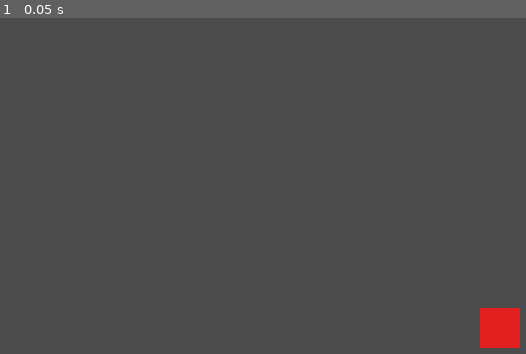
Above: before the commit, frame 1.
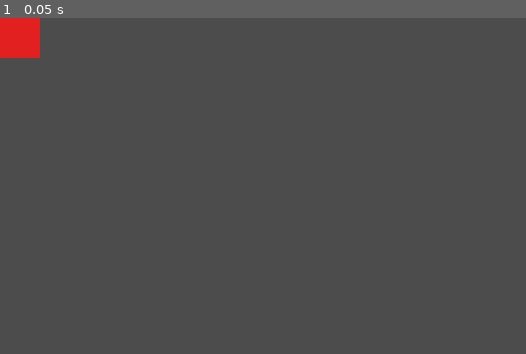
Above: after the commit, the same moment.

Repository: FugitiveTheGame/Fugitive
Game: Godot game, scene res://actors/hider/Hider.tscn
Two runs of this game, one before a commit and one after it. Both use one fixed random seed, a clock stepped at 60 frames per second and the inputs below. This scene is started directly instead of the project's main scene.
Inputs:
- Up to frame 1 (0.05 s): no input

The runs differ from the first frame. In frame 1, 1.8% of the frame differs, in the area x 0-99%, y 0-99%.

Commit message:
Player creation across clients
Start game now works for all clients

Diff:
--- a/actors/hider/Hider.tscn
+++ b/actors/hider/Hider.tscn
@@ -4,10 +4,8 @@
 extents = Vector2( 21.1303, 20 )
 
 [node name="hider" type="ColorRect"]
-margin_left = 480.0
-margin_top = 290.0
-margin_right = 520.0
-margin_bottom = 330.0
+margin_right = 40.0
+margin_bottom = 40.0
 color = Color( 0.894118, 0.129412, 0.129412, 1 )
 
 [node name="Body" type="KinematicBody2D" parent="."]
--- a/actors/seeker/Seeker.gd
+++ b/actors/seeker/Seeker.gd
@@ -8,18 +8,21 @@
 var rotation_dir = 0
 
 func get_input():
-    rotation_dir = 0
-    velocity = Vector2()
-    if Input.is_action_pressed('ui_right'):
-        rotation_dir += 1
-    if Input.is_action_pressed('ui_left'):
-        rotation_dir -= 1
-    if Input.is_action_pressed('ui_down'):
-        velocity = Vector2(-speed, 0).rotated(rotation)
-    if Input.is_action_pressed('ui_up'):
-        velocity = Vector2(speed, 0).rotated(rotation)
+	rotation_dir = 0
+	velocity = Vector2()
+	if Input.is_action_pressed('ui_right'):
+		rotation_dir += 1
+	if Input.is_action_pressed('ui_left'):
+		rotation_dir -= 1
+	if Input.is_action_pressed('ui_down'):
+		velocity = Vector2(-speed, 0).rotated(rotation)
+	if Input.is_action_pressed('ui_up'):
+		velocity = Vector2(speed, 0).rotated(rotation)
 
 func _physics_process(delta):
-    get_input()
-    rotation += rotation_dir * rotation_speed * delta
-    velocity = move_and_slide(velocity)
+	if not is_network_master():
+		return
+
+	get_input()
+	rotation += rotation_dir * rotation_speed * delta
+	velocity = move_and_slide(velocity)
--- a/actors/seeker/Seeker.tscn
+++ b/actors/seeker/Seeker.tscn
@@ -3,8 +3,6 @@
 [ext_resource path="res://actors/seeker/Seeker.gd" type="Script" id=1]
 [ext_resource path="res://actors/seeker/spot.png" type="Texture" id=2]
 [ext_resource path="res://actors/seeker/light.png" type="Texture" id=3]
-
-
 
 [sub_resource type="CircleShape2D" id=1]
 radius = 20.0
@@ -13,7 +11,6 @@
 blend_mode = 1
 
 [node name="Seeker" type="KinematicBody2D"]
-position = Vector2( 390, 270 )
 collision_layer = 2
 collision_mask = 3
 script = ExtResource( 1 )
--- a/global/Network.gd
+++ b/global/Network.gd
@@ -6,14 +6,21 @@
 const DEFAULT_PORT := 31400
 const MAX_PLAYERS := 5
 
+enum PlayerType {Hider, Seeker, Unset = -1}
+
 var players = {}
-var selfData = { name = "", position = Vector2() }
+var selfData = {
+	name = "",
+	position = Vector2(),
+	type = PlayerType.Unset
+}
 
 func _ready():
 	assert(get_tree().connect('network_peer_disconnected', self, 'on_player_disconnect') == OK)
 
 func hostGame(playerName: String) -> bool:
 	selfData.name = playerName
+	selfData.type = PlayerType.Seeker
 	players[1] = selfData
 
 	var peer = NetworkedMultiplayerENet.new()
@@ -27,6 +34,7 @@
 
 func joinGame(playerName: String, serverIp: String) -> bool:
 	selfData.name = playerName
+	selfData.type = PlayerType.Hider
 
 	assert(get_tree().connect('connected_to_server', self, 'on_connected_to_server') == OK)
 
--- a/maps/map_00/main.gd
+++ b/maps/map_00/Map_00.gd
@@ -1,14 +1,45 @@
 extends Node2D
 
 onready var detectionLabel := get_node("TestDetectionLabel")
-onready var seeker := get_node("seeker")
-onready var seeker_ray_caster := get_node("seeker/RayCast2D")
+#onready var seeker := get_node("seeker")
+#onready var seeker_ray_caster := get_node("seeker/RayCast2D")
+onready var players := $players
 
 var cone_width = deg2rad(45.0)
 var max_detect_distance := 300.0
 
 func _ready():
 	detectionLabel.hide()
+	create_players(Network.players)
+
+func create_players(players):
+	for player_id in players:
+		var player = players[player_id]
+		match player.type:
+			Network.PlayerType.Seeker:
+				create_seeker(player_id, player)
+			Network.PlayerType.Hider:
+				create_hider(player_id, player)
+
+func create_seeker(id, player):
+	var scene = preload("res://actors/seeker/Seeker.tscn")
+	var node = scene.instance()
+	node.set_name(str(id))
+	node.set_network_master(id)
+
+	node.global_position = Vector2(200, 470)
+
+	players.add_child(node)
+
+func create_hider(id, player):
+	var scene = preload("res://actors/hider/Hider.tscn")
+	var node = scene.instance()
+	node.set_name(str(id))
+	node.set_network_master(id)
+
+	node.rect_global_position = Vector2(480, 290)
+
+	players.add_child(node)
 
 # warning-ignore:unused_argument
 func _physics_process(delta):
@@ -31,7 +62,7 @@
 # seeker can see them.
 func process_hider(hider) -> bool:
 	var isSeen = false
-
+	"""
 	# Cast a ray between the seeker and this hider
 	var look_vec = seeker.to_local(hider.rect_global_position)
 	seeker_ray_caster.cast_to = look_vec
@@ -70,5 +101,6 @@
 	# This makes sense to me, but if we add it, the Hider flickers like crazy... why...
 	#else:
 		#hider.modulate.a = 0.0
+	"""
 
 	return isSeen
--- a/maps/map_00/main.tscn
+++ b/maps/map_00/Map_00.tscn
@@ -1,6 +1,6 @@
 [gd_scene load_steps=8 format=2]
 
-[ext_resource path="res://maps/map_00/main.gd" type="Script" id=1]
+[ext_resource path="res://maps/map_00/Map_00.gd" type="Script" id=1]
 [ext_resource path="res://maps/map_00/bg.png" type="Texture" id=2]
 [ext_resource path="res://actors/test_wall/test_wall.tscn" type="PackedScene" id=3]
 [ext_resource path="res://actors/seeker/Seeker.tscn" type="PackedScene" id=4]
@@ -71,12 +71,13 @@
 position = Vector2( 270, 350 )
 
 [node name="seeker" parent="." instance=ExtResource( 4 )]
+visible = false
 position = Vector2( 220, 470 )
 
 [node name="hider_test_00" parent="." groups=[
 "hiders",
 ] instance=ExtResource( 5 )]
-editor/display_folded = true
+visible = false
 margin_left = 484.513
 margin_top = 283.683
 margin_right = 524.511
@@ -89,6 +90,7 @@
 [node name="hider_test_01" parent="." groups=[
 "hiders",
 ] instance=ExtResource( 5 )]
+visible = false
 margin_left = 244.211
 margin_top = 55.2635
 margin_right = 284.211
@@ -102,3 +104,5 @@
 custom_fonts/font = ExtResource( 6 )
 text = "I see you!!!"
 autowrap = true
+
+[node name="players" type="Node" parent="."]
--- a/screens/lobby/Lobby.gd
+++ b/screens/lobby/Lobby.gd
@@ -14,6 +14,7 @@
 func update_player_list():
 	for child in playerListControl.get_children():
 		playerListControl.remove_child(child)
+		child.queue_free()
 
 	for player_id in Network.players:
 		var player = Network.players[player_id]
@@ -22,5 +23,14 @@
 		playerListControl.add_child(playerControl)
 
 func _on_StartGameButton_pressed():
-	if Network.players >= MIN_PLAYERS:
-		get_tree().change_scene('res://maps/map_00/main.tscn')
+	# Only the host can start the game
+	if not is_network_master():
+		return
+
+	var selectedMap = 'res://maps/map_00/Map_00.tscn'
+
+	if Network.players.size() >= MIN_PLAYERS:
+		rpc('startGame', selectedMap)
+
+sync func startGame(map):
+	assert(get_tree().change_scene(map) == OK)
